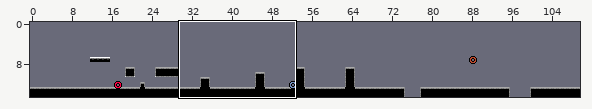
Level history. LDtk project: source/Levels/World.ldtk. The first picture is a wide view before the edit; the outline marks the close-up.
Close-up. Before the commit:
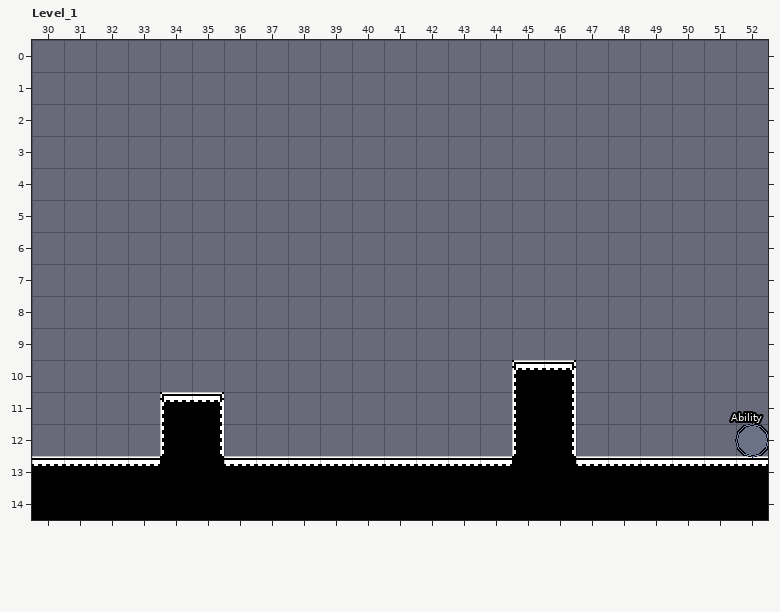
Cells are 16x16 px. Shown: Level_1 x 30..52, y 0..14. The commit also changed other parts of the map, which this record leaves out.
Objects are placed by their top-left corner, in cells (3,4 is the top-left corner of cell 3,4); size is 1x1 cell unless given.
Layers that did not change in this view are not listed.
Objects on layer "Entities" before:
"Ability" ellipse at 52,12
Once edited:
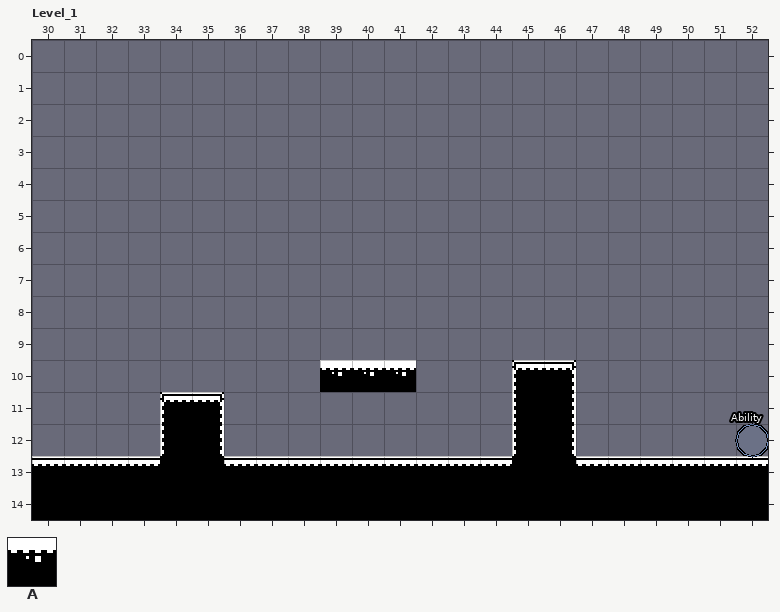
Further tiles: from "Monochrome_tilemap_packed_tabl": A 116.
From old to new:
Layer "Entities":
A new object: A "Breakable" at 39,10.
A new object: A "Breakable" at 40,10.
A new object: A "Breakable" at 41,10.
